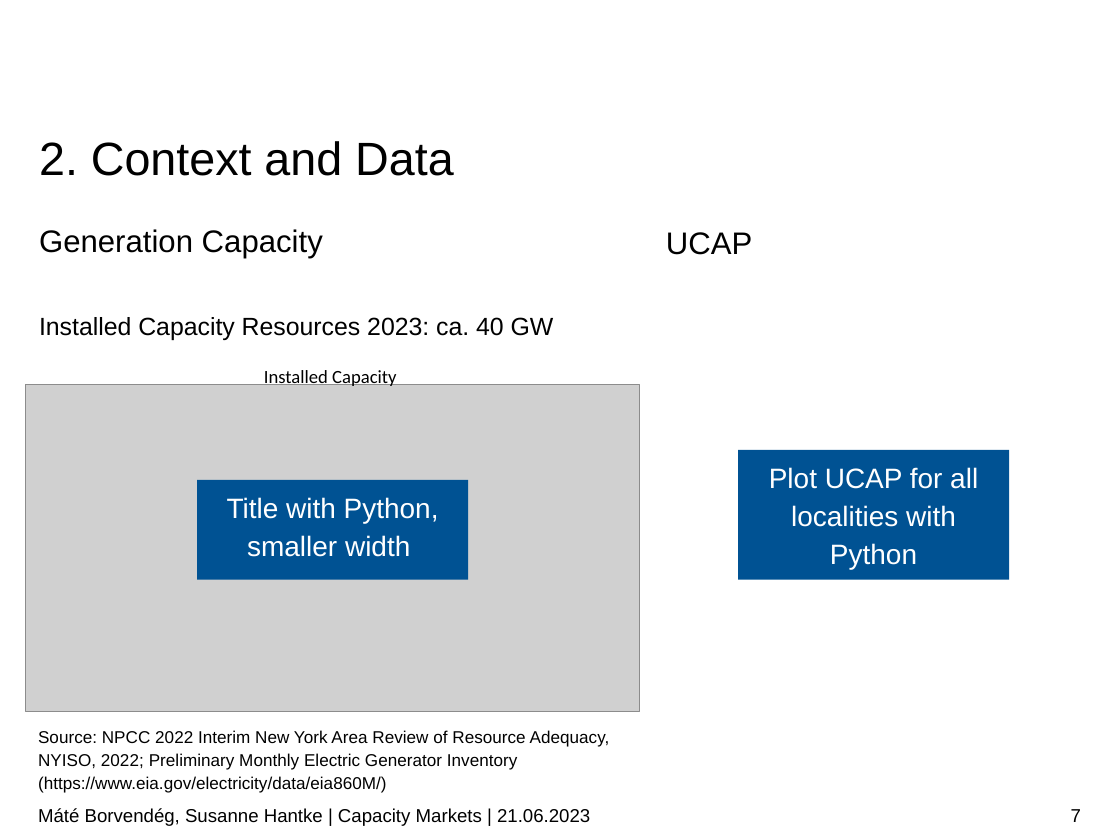
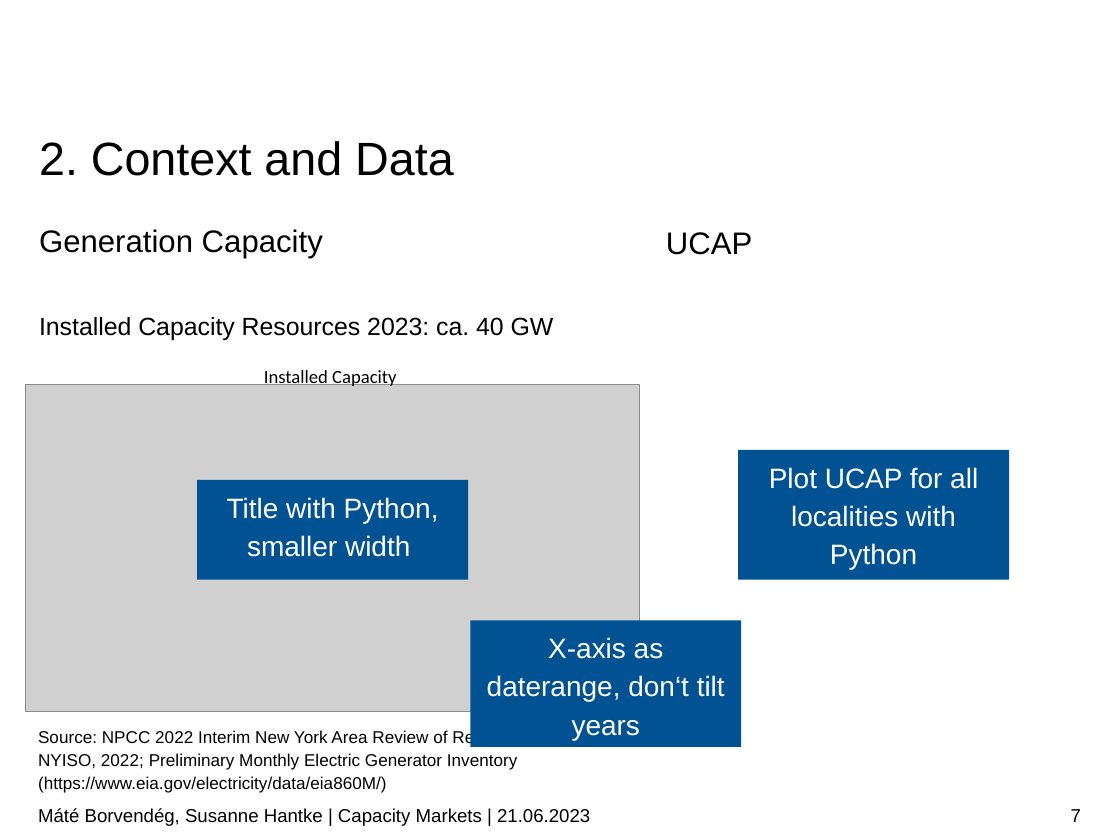
Before and after one commit to borvendegmate/tum_power_system_economics, a slide deck: slide 7 of Final_Presentation_Borvendeg_Hantke.pptx. Drawn at 1120x840 pixels with LibreOffice and Linux fonts; fonts in the diff are those of the drawing; grey boxes stand for pictures; background and template pictures are left out. Boxes give left, top, right and bottom in pixels: in the first picture for what was removed or moved away, otherwise in the second. Text is boxed around its words. In the diff, an @@ line names an element or a change of style, - is before the commit and + after.

```diff
--- a/Final_Presentation_Borvendeg_Hantke.pptx
+++ b/Final_Presentation_Borvendeg_Hantke.pptx
@@ rectangle added at (x1=470, y1=620, x2=741, y2=747), fill #005293, 18 pt, text #FFFFFF @@
+X-axis as daterange, don‘t tilt years
```
Also in this commit, not shown: 13 other slides changed, 3 slides added.
